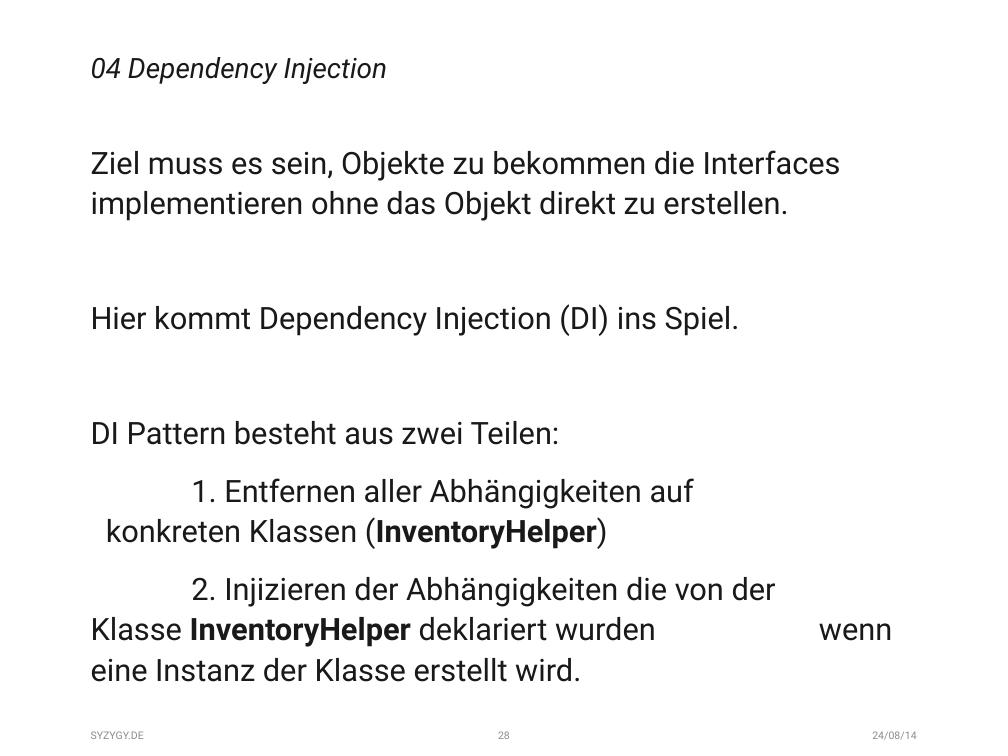
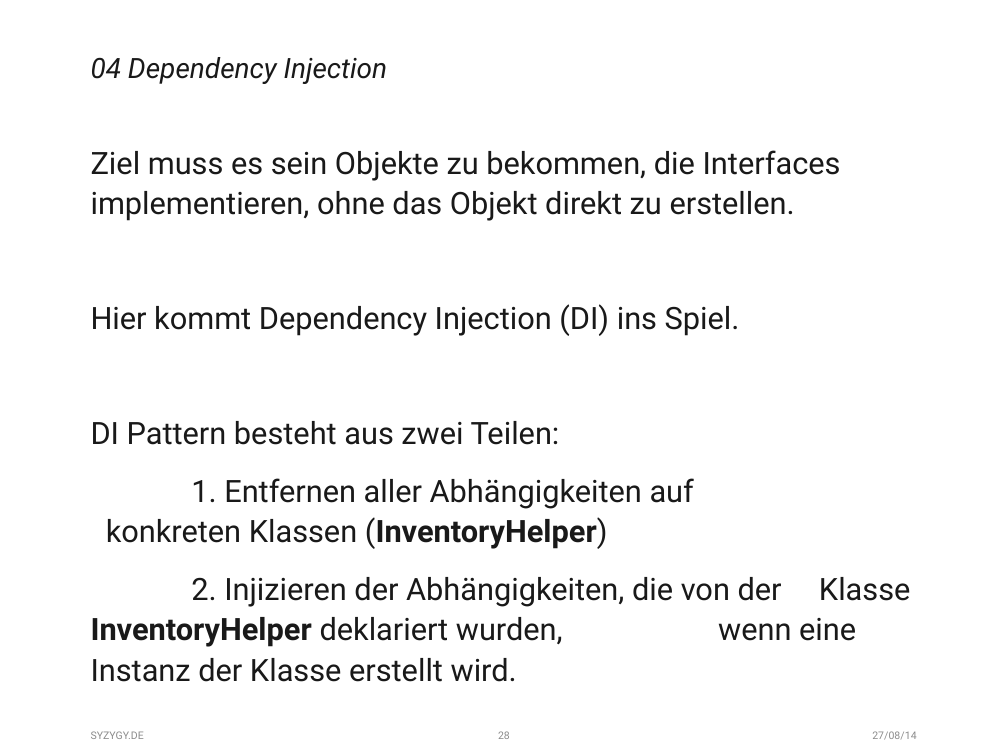
Before and after one commit to fischfasch/IoC_Test, a slide deck: slide 28 of IoC_Testapplication/ConsoleApplication1/_Files/Präsentation.pptx. Drawn at 1008x756 pixels with LibreOffice and Linux fonts; fonts in the diff are those of the drawing. Boxes give left, top, right and bottom in pixels: in the first picture for what was removed or moved away, otherwise in the second. Text is boxed around its words. In the diff, an @@ line names an element or a change of style, - is before the commit and + after.

```diff
--- a/IoC_Testapplication/ConsoleApplication1/_Files/Präsentation.pptx
+++ b/IoC_Testapplication/ConsoleApplication1/_Files/Präsentation.pptx
@@ text at [91,150,841,221]: text changed @@
-Ziel muss es sein, Objekte zu bekommen die Interfaces implementieren ohne das Objekt direkt zu erstellen.
+Ziel muss es sein Objekte zu bekommen, die Interfaces implementieren, ohne das Objekt direkt zu erstellen.
@@ text at [91,577,910,682]: text changed @@
-2. Injizieren der Abhängigkeiten die von der Klasse InventoryHelper deklariert wurden wenn eine Instanz der Klasse erstellt wird.
+2. Injizieren der Abhängigkeiten, die von der Klasse InventoryHelper deklariert wurden, wenn eine Instanz der Klasse erstellt wird.
@@ text at [872,731,916,740]: text changed @@
-24/08/14
+27/08/14
```
Also in this commit, not shown: 33 other slides changed.
